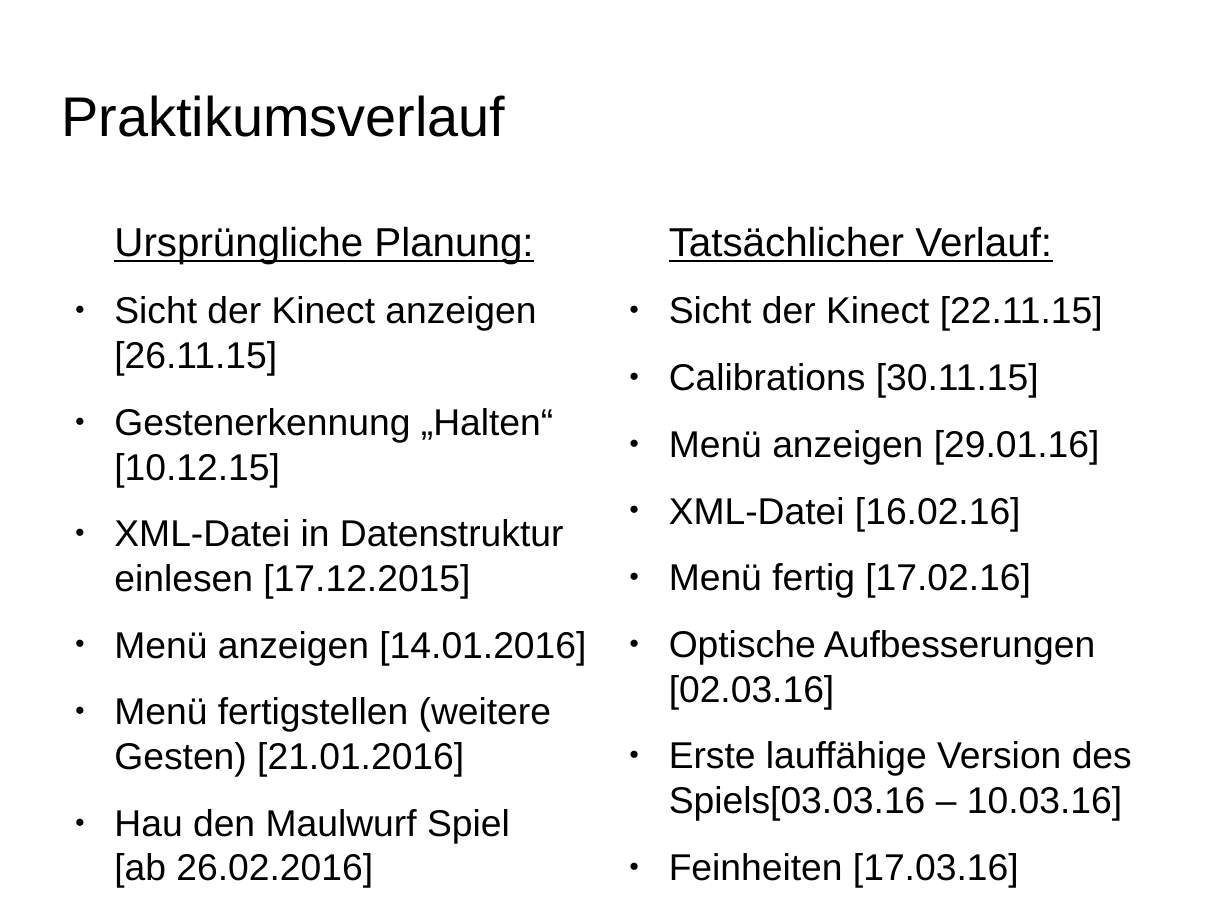
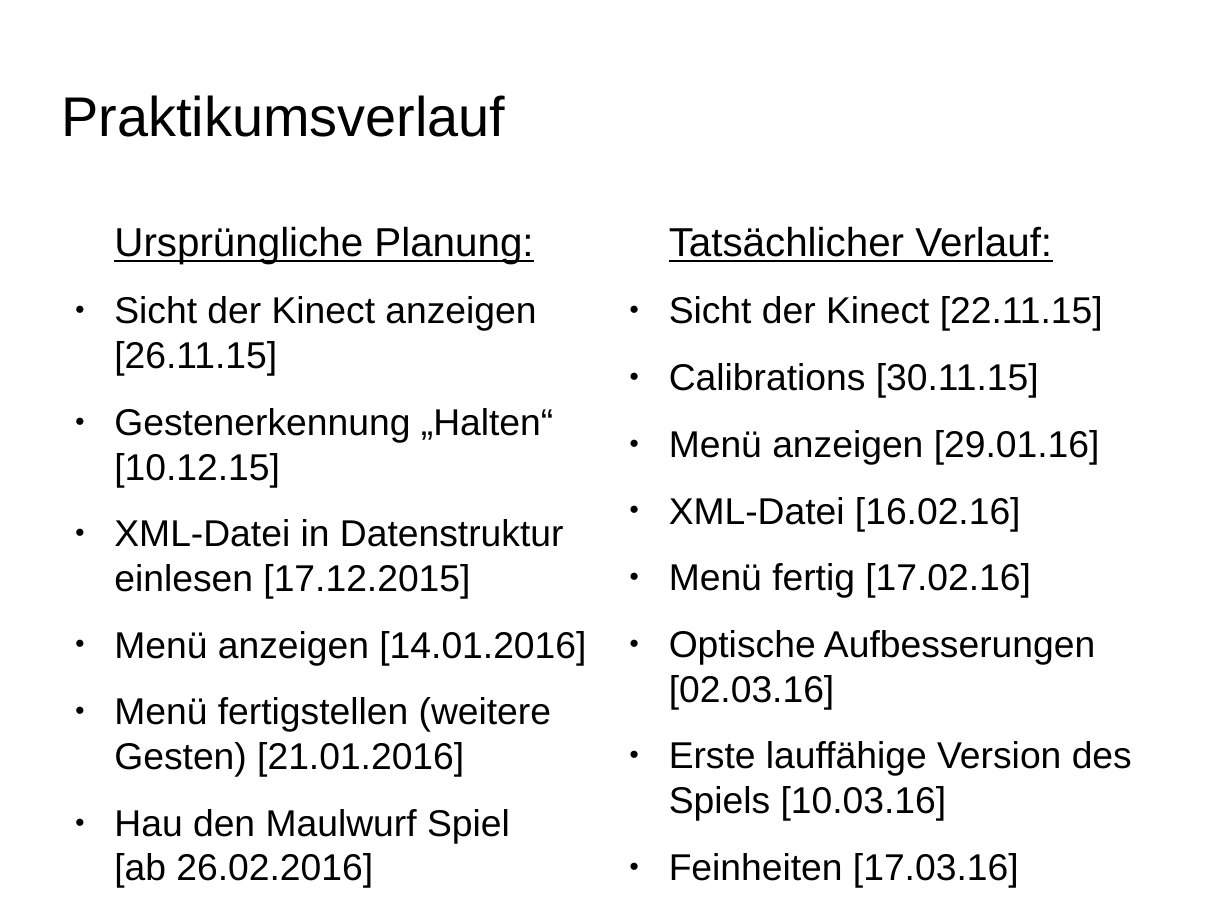
Before and after one commit to dagophil/sfml_openni, a slide deck: slide 36 of presentation/haegele_schill_kinect_menu.odp (slide 27 before the commit). Drawn at 1232x924 pixels with LibreOffice and Linux fonts; fonts in the diff are those of the drawing; background and template pictures are left out. Boxes give left, top, right and bottom in pixels: in the first picture for what was removed or moved away, otherwise in the second. Text is boxed around its words. In the diff, an @@ line names an element or a change of style, - is before the commit and + after.

```diff
--- a/presentation/haegele_schill_kinect_menu.odp
+++ b/presentation/haegele_schill_kinect_menu.odp
@@ text at [669,741,1132,821]: text changed @@
-● Erste lauffähige Version des Spiels[03.03.16 – 10.03.16]
+● Erste lauffähige Version des Spiels [10.03.16]
```
Also in this commit, not shown: 1 other slide changed, 13 slides added, 4 slides removed.
